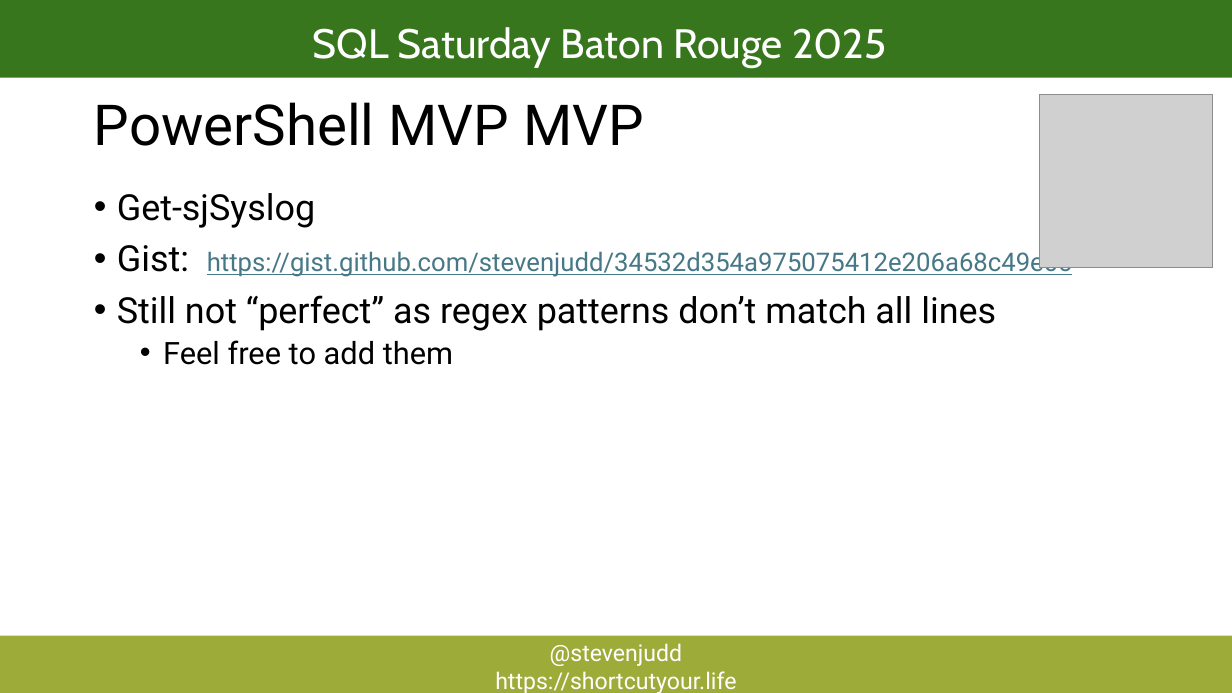
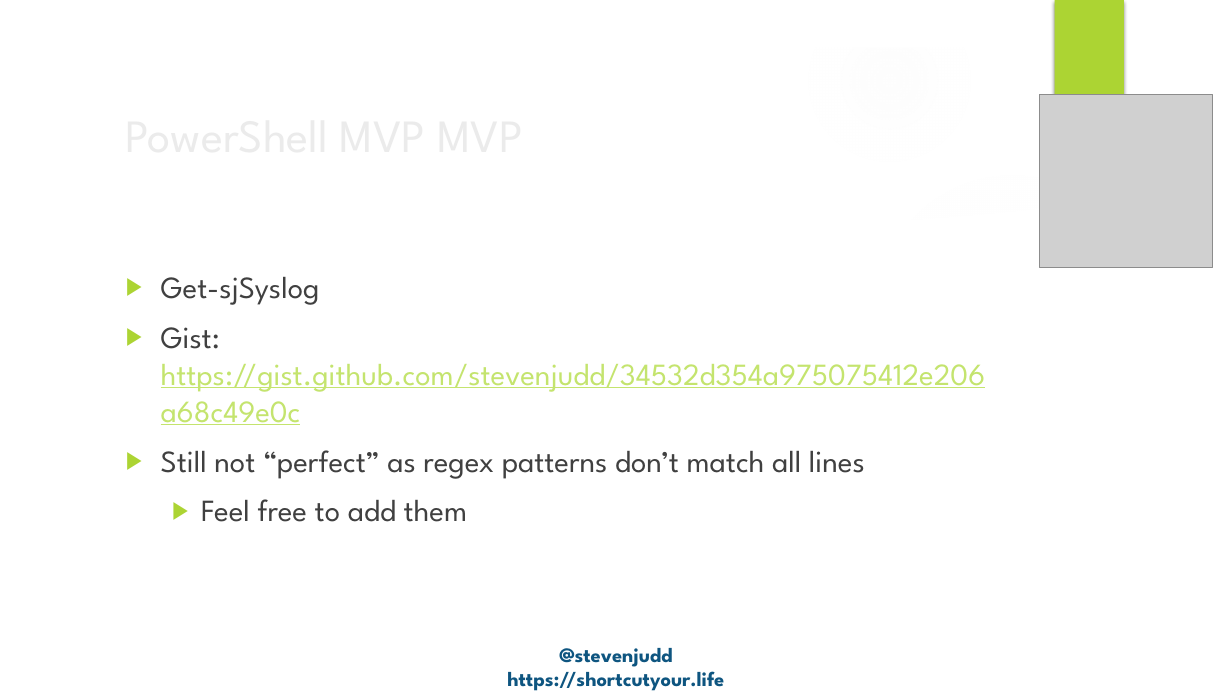
Before and after one commit to stevenjudd/DontBashPowerShell, a slide deck: slide 13 of Dont Bash PowerShell.pptx (slide 14 before the commit). Drawn at 1232x693 pixels with LibreOffice and Linux fonts; fonts in the diff are those of the drawing; grey boxes stand for pictures; background and template pictures are left out. Boxes give left, top, right and bottom in pixels: in the first picture for what was removed or moved away, otherwise in the second. Text is boxed around its words. In the diff, an @@ line names an element or a change of style, - is before the commit and + after.

Commit message:
added gitignore rearranged demos fixed demo path updated slides

```diff
--- a/Dont Bash PowerShell.pptx
+++ b/Dont Bash PowerShell.pptx
@@ rectangle removed at (0,0,1232,78) @@
@@ group added at (0,0,1232,693): 5 ellipses, 3 freeform shapes @@
@@ text removed at (313,27,887,67) @@
-SQL Saturday Baton Rouge 2025
@@ rectangle added at (1055,0,1124,116), fill #ACD433 @@
@@ title "PowerShell MVP MVP": place and size @@
-title "PowerShell MVP MVP" at (94,102,644,146)
+title "PowerShell MVP MVP" at (116,98,1002,169)
@@ title "PowerShell MVP MVP" at (116,98,1002,169): size 44 to 36 pt, font Roboto to League Spartan, text colour #000000 to #EBEBEB; line spacing 0.9 to 1; vertical alignment top to middle @@
@@ text "Get-sjSyslog": place and size @@
-text "Get-sjSyslog" at (117,193,1072,365)
+text "Get-sjSyslog" at (161,277,986,522)
@@ text "Get-sjSyslog" at (161,277,986,522): size 28 to 24 pt in "Get-sjSyslog", "Gist:", "Still not “perfect” as regex patterns don’t ..."; font Roboto to League Spartan; text colour #000000 to #404040 in "Get-sjSyslog", "Gist:", "Still not “perfect” as regex patterns don’t ...", "Feel free to add them"; size 20 to 24 pt, text colour #467886 to #C4E46E in "https://gist.github.com/stevenjudd/34532d354a975075412e206a6 ..."; bullet • to ▶; line spacing 0.9 to 1; more space between paragraphs @@
@@ text "@stevenjudd": place and size @@
-text "@stevenjudd" at (0,636,1232,693)
+text "@stevenjudd" at (507,648,724,691)
@@ text "@stevenjudd" at (507,648,724,691): size 18 to 16 pt, font Roboto to League Spartan, text colour #FFFFFF to #0E5580, bold on; fill #9DAB39 to none @@
```
Also in this commit, not shown: 14 other slides changed, 2 slides removed, 2 other files.
